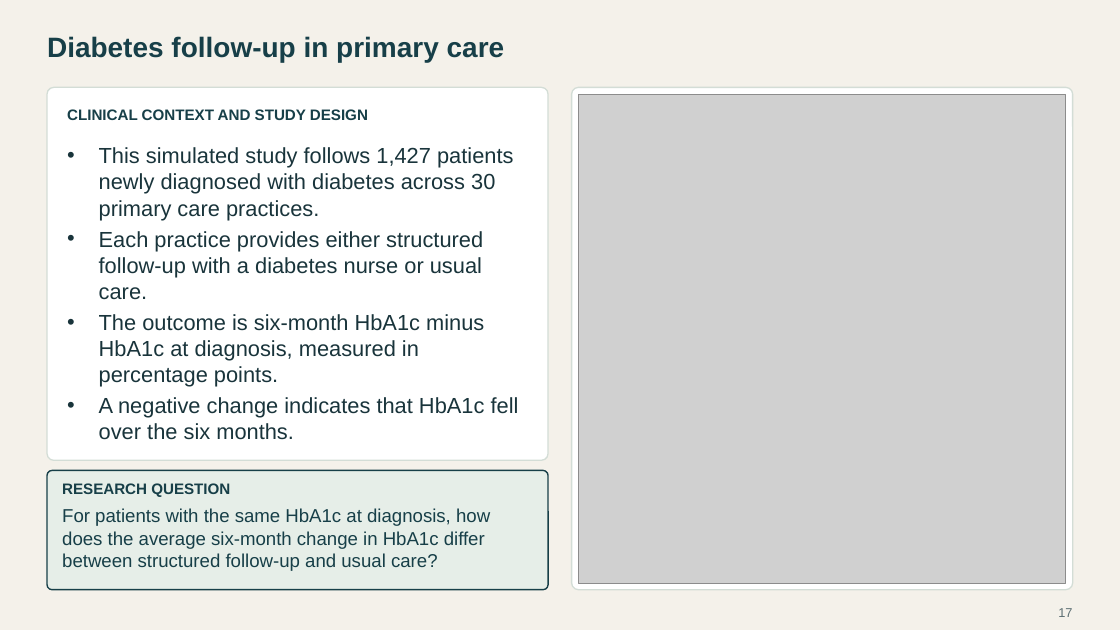
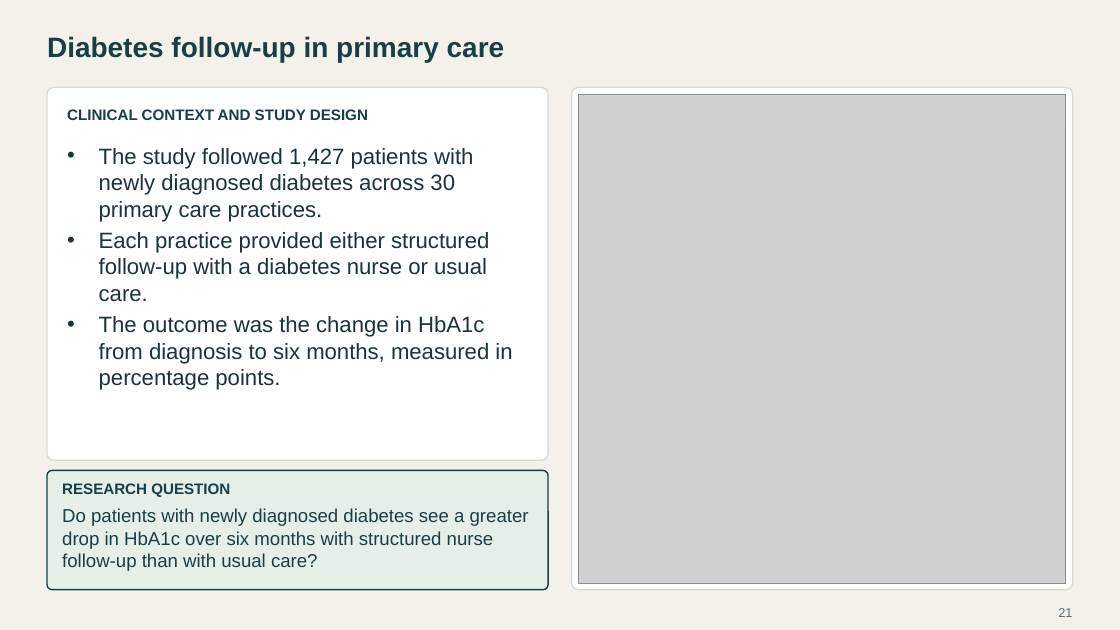
Before and after one commit to Postmus/BeyondMLR, a slide deck: slide 21 of lectures_2627/week3/Beyond_MLR_Week_3.pptx (slide 17 before the commit). Drawn at 1120x630 pixels with LibreOffice and Linux fonts; fonts in the diff are those of the drawing; grey boxes stand for pictures. Boxes give left, top, right and bottom in pixels: in the first picture for what was removed or moved away, otherwise in the second. Text is boxed around its words. In the diff, an @@ line names an element or a change of style, - is before the commit and + after.

```diff
--- a/lectures_2627/week3/Beyond_MLR_Week_3.pptx
+++ b/lectures_2627/week3/Beyond_MLR_Week_3.pptx
@@ text at (99, 148, 512, 390): text changed; size 18.7 to 19 pt @@
-• This simulated study follows 1,427 patients newly diagnosed with diabetes across 30 primary care practices.
-• Each practice provides either structured follow-up with a diabetes nurse or usual care.
-• The outcome is six-month HbA1c minus HbA1c at diagnosis, measured in percentage points.
-• A negative change indicates that HbA1c fell over the six months.
+• The study followed 1,427 patients with newly diagnosed diabetes across 30 primary care practices.
+• Each practice provided either structured follow-up with a diabetes nurse or usual care.
+• The outcome was the change in HbA1c from diagnosis to six months, measured in percentage points.
@@ text at (62, 508, 529, 571): text changed @@
-For patients with the same HbA1c at diagnosis, how does the average six-month change in HbA1c differ between structured follow-up and usual care?
+Do patients with newly diagnosed diabetes see a greater drop in HbA1c over six months with structured nurse follow-up than with usual care?
@@ page number at (1058, 608, 1072, 617): text changed @@
-17
+21
```
Also in this commit, not shown: 6 other slides changed, 6 slides added, 1 slide removed, 21 other files.
